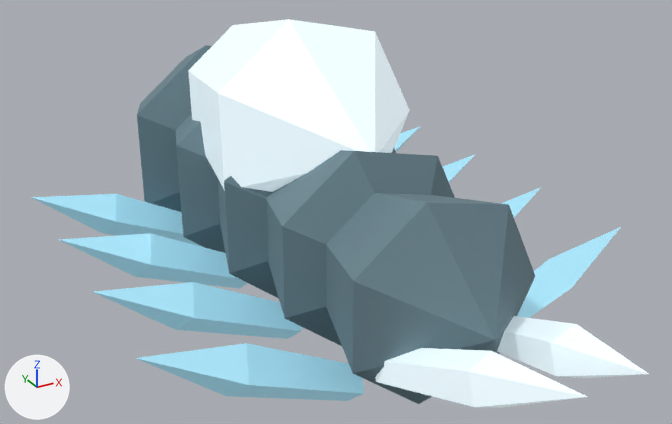
The glTF model assets/models/glb/deep-fracture-creature-CrystalParasite-frost.glb as it was, and as the next commit left it.
Camera for both pictures: a 50 mm camera at (-0.915, -1.788, 1.085) aimed at (-0.019, -0.159, 0.27). The lights are fixed; the arrows at lower left show +X, +Y and +Z. The older version comes first.

Before the edit, the objects in view are built like this:
```python
ob_body0 = bpy.data.objects.new('body0', me_body0)
ob_body0.location = (0.014, 0.491, 0.23)
ob_body1 = bpy.data.objects.new('body1', me_body1)
ob_body1.location = (0.013, 0.241, 0.23)
ob_body2 = bpy.data.objects.new('body2', me_body2)
ob_body2.location = (0.013, -0.009, 0.23)
ob_body3 = bpy.data.objects.new('body3', me_body3)
ob_body3.location = (0.012, -0.259, 0.23)
ob_body4 = bpy.data.objects.new('body4', me_body4)
ob_body4.location = (0.011, -0.509, 0.23)
ob_hook_l0 = bpy.data.objects.new('hook-l0', me_hook_l0)
ob_hook_l0.location = (-0.335, 0.38, 0.102)
ob_hook_l1 = bpy.data.objects.new('hook-l1', me_hook_l1)
ob_hook_l1.location = (-0.335, 0.11, 0.102)
ob_hook_l3 = bpy.data.objects.new('hook-l3', me_hook_l3)
ob_hook_l3.location = (-0.335, -0.43, 0.102)
ob_regrowth_core = bpy.data.objects.new('regrowth-core', me_regrowth_core)
ob_regrowth_core.location = (0.012, 0.031, 0.424)
# also in view: 'feeding-spike-right' at (0.105, -0.755, 0.202); 'feeding-spike-left' at (-0.097, -0.755, 0.202); 'hook-l2' at (-0.335, -0.16, 0.102); 'hook-r3' at (0.335, -0.43, 0.102)
```
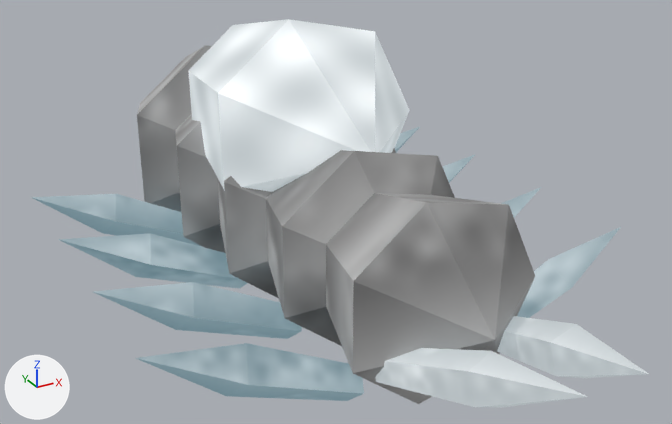
Pixel boxes (x1, y1, x2, y2) of what changed, in the pictures (672 x 424 px):
'body4', recoloured
    both: (326, 193, 535, 404)
'regrowth-core', recoloured
    both: (188, 19, 410, 192)
'body3', recoloured (greyish cyan to grey)
    both: (266, 150, 455, 346)
'hook-l3', recoloured
    both: (136, 343, 364, 401)
'feeding-spike-left', recoloured
    both: (375, 348, 587, 408)
'hook-l2', recoloured
    both: (94, 282, 302, 339)
'feeding-spike-right', recoloured
    both: (497, 316, 648, 378)
'body0', recoloured (greyish cyan to grey)
    both: (137, 45, 212, 212)
'hook-l1', recoloured
    both: (58, 233, 247, 289)
'body2', recoloured (greyish cyan to grey)
    both: (218, 149, 396, 298)
'body1', recoloured (greyish cyan to grey)
    both: (175, 114, 225, 253)
'hook-l0', recoloured
    both: (31, 194, 201, 246)
'hook-r3', recoloured (cyan to grey)
    both: (517, 227, 621, 318)
'hook-r2', recoloured (cyan to grey)
    both: (501, 187, 541, 217)
'hook-r1', recoloured (cyan to grey)
    both: (443, 154, 476, 183)
'hook-r0', recoloured (cyan to grey)
    both: (394, 127, 419, 152)

Edits to the bpy script that builds the scene:
```text
Change me_regrowth_core:
    where me_regrowth_core.from_pydata(...)  # 16 vertices, 28 faces; spans x -0.238..0.238, y -0.318..0.318, z -0.244..0.244
    remove me_regrowth_core.materials.append(mat_export_source)  # white #eaf9ff, glowing grey #9aa4a8
    add me_regrowth_core.materials.append(mat_export_source_crystal)  # picture img_a024851ca806c911, glowing grey #9aa4a8
Change me_body0:
    where me_body0.from_pydata(...)  # 16 vertices, 28 faces; spans x -0.276..0.276, y -0.189..0.189, z -0.283..0.283
    remove me_body0.materials.append(mat_export_source_001)  # greyish cyan #6d8791
    add me_body0.materials.append(mat_export_source_001_carapace)  # picture img_47c10eca8ccae7da
Change me_body1:
    where me_body1.from_pydata(...)  # 16 vertices, 28 faces; spans x -0.259..0.259, y -0.189..0.189, z -0.265..0.265
    remove me_body1.materials.append(mat_export_source_001)  # greyish cyan #6d8791
    add me_body1.materials.append(mat_export_source_001_carapace)  # picture img_47c10eca8ccae7da
Change me_body2:
    where me_body2.from_pydata(...)  # 16 vertices, 28 faces; spans x -0.241..0.241, y -0.189..0.189, z -0.248..0.248
    remove me_body2.materials.append(mat_export_source_001)  # greyish cyan #6d8791
    add me_body2.materials.append(mat_export_source_001_carapace)  # picture img_47c10eca8ccae7da
Change me_body3:
    where me_body3.from_pydata(...)  # 16 vertices, 28 faces; spans x -0.224..0.224, y -0.189..0.189, z -0.23..0.23
    remove me_body3.materials.append(mat_export_source_001)  # greyish cyan #6d8791
    add me_body3.materials.append(mat_export_source_001_carapace)  # picture img_47c10eca8ccae7da
Change me_body4:
    where me_body4.from_pydata(...)  # 16 vertices, 28 faces; spans x -0.207..0.207, y -0.189..0.189, z -0.213..0.213
    remove me_body4.materials.append(mat_export_source_001)  # greyish cyan #6d8791
    add me_body4.materials.append(mat_export_source_001_carapace)  # picture img_47c10eca8ccae7da
Change me_hook_l0:
    where me_hook_l0.from_pydata(...)  # 10 vertices, 16 faces; spans x -0.226..0.226, y -0.055..0.055, z -0.115..0.115
    remove me_hook_l0.materials.append(mat_export_source_002)  # cyan #adeaff, glowing cyan #567782
    add me_hook_l0.materials.append(mat_export_source_002_carapace)  # picture img_47c10eca8ccae7da, glowing cyan #567782
Change me_hook_r0:
    where me_hook_r0.from_pydata(...)  # 10 vertices, 16 faces; spans x -0.226..0.226, y -0.055..0.055, z -0.115..0.115
    remove me_hook_r0.materials.append(mat_export_source_002)  # cyan #adeaff, glowing cyan #567782
    add me_hook_r0.materials.append(mat_export_source_002_carapace)  # picture img_47c10eca8ccae7da, glowing cyan #567782
Change me_hook_l1:
    where me_hook_l1.from_pydata(...)  # 10 vertices, 16 faces; spans x -0.226..0.226, y -0.055..0.055, z -0.115..0.115
    remove me_hook_l1.materials.append(mat_export_source_002)  # cyan #adeaff, glowing cyan #567782
    add me_hook_l1.materials.append(mat_export_source_002_carapace)  # picture img_47c10eca8ccae7da, glowing cyan #567782
Change me_hook_r1:
    where me_hook_r1.from_pydata(...)  # 10 vertices, 16 faces; spans x -0.226..0.226, y -0.055..0.055, z -0.115..0.115
    remove me_hook_r1.materials.append(mat_export_source_002)  # cyan #adeaff, glowing cyan #567782
    add me_hook_r1.materials.append(mat_export_source_002_carapace)  # picture img_47c10eca8ccae7da, glowing cyan #567782
Change me_hook_l2:
    where me_hook_l2.from_pydata(...)  # 10 vertices, 16 faces; spans x -0.226..0.226, y -0.055..0.055, z -0.115..0.115
    remove me_hook_l2.materials.append(mat_export_source_002)  # cyan #adeaff, glowing cyan #567782
    add me_hook_l2.materials.append(mat_export_source_002_carapace)  # picture img_47c10eca8ccae7da, glowing cyan #567782
Change me_hook_r2:
    where me_hook_r2.from_pydata(...)  # 10 vertices, 16 faces; spans x -0.226..0.226, y -0.055..0.055, z -0.115..0.115
    remove me_hook_r2.materials.append(mat_export_source_002)  # cyan #adeaff, glowing cyan #567782
    add me_hook_r2.materials.append(mat_export_source_002_carapace)  # picture img_47c10eca8ccae7da, glowing cyan #567782
Change me_hook_l3:
    where me_hook_l3.from_pydata(...)  # 10 vertices, 16 faces; spans x -0.226..0.226, y -0.055..0.055, z -0.115..0.115
    remove me_hook_l3.materials.append(mat_export_source_002)  # cyan #adeaff, glowing cyan #567782
    add me_hook_l3.materials.append(mat_export_source_002_carapace)  # picture img_47c10eca8ccae7da, glowing cyan #567782
Change me_hook_r3:
    where me_hook_r3.from_pydata(...)  # 10 vertices, 16 faces; spans x -0.226..0.226, y -0.055..0.055, z -0.115..0.115
    remove me_hook_r3.materials.append(mat_export_source_002)  # cyan #adeaff, glowing cyan #567782
    add me_hook_r3.materials.append(mat_export_source_002_carapace)  # picture img_47c10eca8ccae7da, glowing cyan #567782
Change me_feeding_spike_left:
    where me_feeding_spike_left.from_pydata(...)  # 12 vertices, 20 faces; spans x -0.058..0.058, y -0.228..0.228, z -0.104..0.104
    remove me_feeding_spike_left.materials.append(mat_export_source)  # white #eaf9ff, glowing grey #9aa4a8
    add me_feeding_spike_left.materials.append(mat_export_source_carapace)  # picture img_47c10eca8ccae7da, glowing grey #9aa4a8
Change me_feeding_spike_right:
    where me_feeding_spike_right.from_pydata(...)  # 12 vertices, 20 faces; spans x -0.057..0.057, y -0.228..0.228, z -0.104..0.104
    remove me_feeding_spike_right.materials.append(mat_export_source)  # white #eaf9ff, glowing grey #9aa4a8
    add me_feeding_spike_right.materials.append(mat_export_source_carapace)  # picture img_47c10eca8ccae7da, glowing grey #9aa4a8
```
